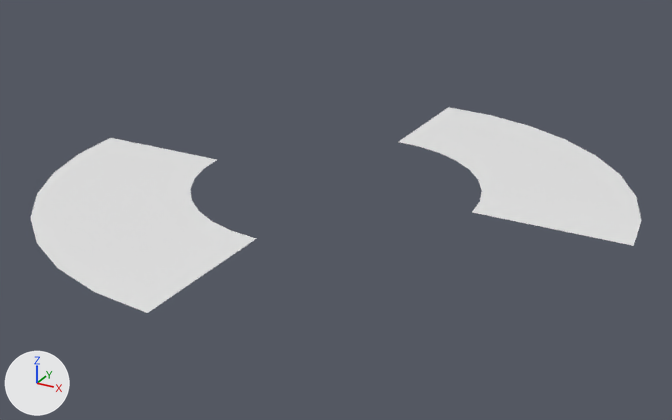
Before and after pictures for a commit that changed the FBX model Assets/Project Directory/GameBank/VFX/3D/VFM_Rota_RtoL_01A.fbx.
Both versions are drawn from a 50 mm camera at (1.425, -2.59, 1.878) aimed at (0.017, -0.031, 0.599). Lighting does not change. The marker at lower left points along +X, +Y and +Z. Where no turn or scale is listed for an object, it has been applied to the vertices.

Objects in the first picture: 'VFM_RotaRtoL'.
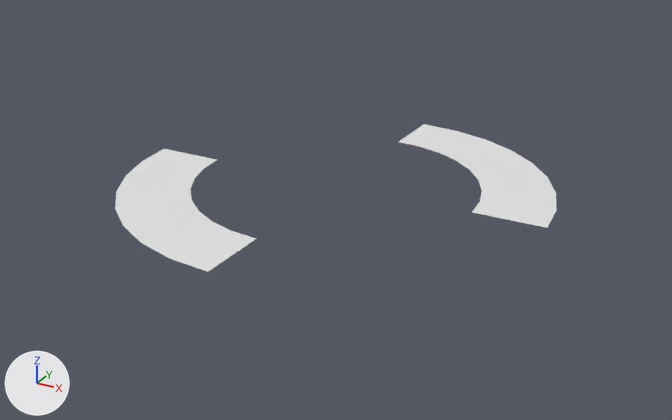
What changed in the scene script:
```text
Change me_cylinder_005:
    where me_cylinder_005.from_pydata(...)  # 36 vertices, 16 faces; spans x -1.0..1.0, y -1.0..1.0, z 0.68
    used by ob_vfm_rotartol; location = (0.0, 0.0, 0.0)
    me_cylinder_005 part 1
    me_cylinder_005.vertices[1].co: (-1.0, 0.0, 0.68) -> (-0.74, 0.0, 0.68)  # pixel (110, 137) -> pixel (163, 148)
    me_cylinder_005.vertices[21].co: (0.0, -1.0, 0.68) -> (0.0, -0.74, 0.68)  # pixel (147, 313) -> pixel (207, 271)
    me_cylinder_005.vertices[23].co: (-0.2, -0.98, 0.68) -> (-0.14, -0.73, 0.68)  # pixel (94, 292) -> pixel (169, 258)
    me_cylinder_005.vertices[25].co: (-0.38, -0.92, 0.68) -> (-0.28, -0.68, 0.68)  # pixel (57, 268) -> pixel (141, 242)
    me_cylinder_005.vertices[27].co: (-0.56, -0.83, 0.68) -> (-0.41, -0.61, 0.68)  # pixel (36, 242) -> pixel (123, 225)
    me_cylinder_005.vertices[29].co: (-0.71, -0.71, 0.68) -> (-0.52, -0.52, 0.68)  # pixel (30, 217) -> pixel (115, 208)
    me_cylinder_005.vertices[31].co: (-0.83, -0.56, 0.68) -> (-0.61, -0.41, 0.68)  # pixel (37, 193) -> pixel (116, 191)
    me_cylinder_005.vertices[33].co: (-0.92, -0.38, 0.68) -> (-0.68, -0.28, 0.68)  # pixel (54, 172) -> pixel (125, 175)
    me_cylinder_005.vertices[35].co: (-0.98, -0.2, 0.68) -> (-0.73, -0.14, 0.68)  # pixel (79, 153) -> pixel (142, 161)
    me_cylinder_005 part 2
    me_cylinder_005.vertices[3].co: (0.0, 1.0, 0.68) -> (0.0, 0.74, 0.68)  # pixel (448, 107) -> pixel (423, 124)
    me_cylinder_005.vertices[5].co: (0.2, 0.98, 0.68) -> (0.14, 0.73, 0.68)  # pixel (490, 115) -> pixel (455, 130)
    me_cylinder_005.vertices[7].co: (0.38, 0.92, 0.68) -> (0.28, 0.68, 0.68)  # pixel (529, 125) -> pixel (485, 139)
    me_cylinder_005.vertices[9].co: (0.56, 0.83, 0.68) -> (0.41, 0.61, 0.68)  # pixel (565, 139) -> pixel (510, 150)
    me_cylinder_005.vertices[11].co: (0.71, 0.71, 0.68) -> (0.52, 0.52, 0.68)  # pixel (596, 155) -> pixel (532, 162)
    me_cylinder_005.vertices[13].co: (0.83, 0.56, 0.68) -> (0.61, 0.41, 0.68)  # pixel (620, 174) -> pixel (547, 177)
    me_cylinder_005.vertices[15].co: (0.92, 0.38, 0.68) -> (0.68, 0.28, 0.68)  # pixel (636, 196) -> pixel (556, 193)
    me_cylinder_005.vertices[17].co: (0.98, 0.2, 0.68) -> (0.73, 0.14, 0.68)  # pixel (641, 220) -> pixel (556, 210)
    me_cylinder_005.vertices[19].co: (1.0, 0.0, 0.68) -> (0.74, 0.0, 0.68)  # pixel (633, 245) -> pixel (547, 227)
```

Changed parts and their boxes [x1, y1, x2, y2] in the pictures (672 x 420 px; the box of a moved part takes in the faces that stretch with it):
'VFM_RotaRtoL', reshaped (28% narrower, 28% shorter)
    before: [31, 107, 642, 313]
    after: [115, 124, 556, 272]
part 1 of me_cylinder_005, moved or reshaped
    before: [31, 138, 257, 313]
    after: [115, 149, 257, 272]
part 2 of me_cylinder_005, moved or reshaped
    before: [399, 107, 642, 246]
    after: [399, 124, 556, 228]
